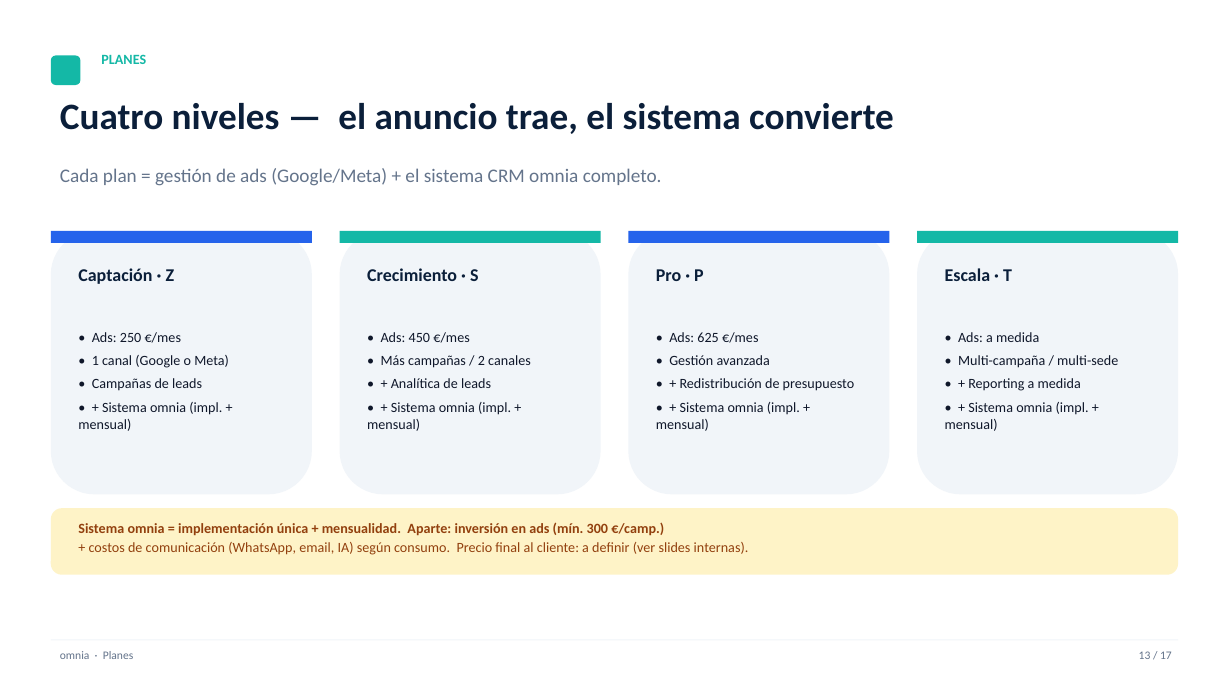
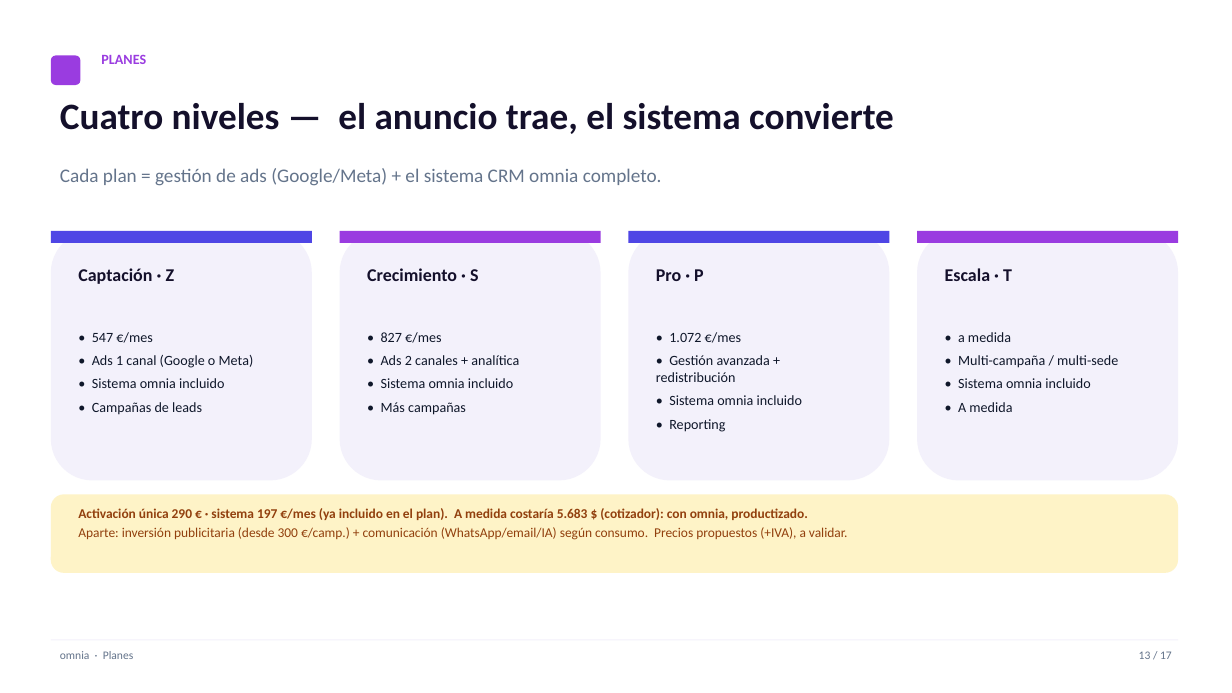
Before and after one commit to henrybuenano-ux/snapshot-generico, a slide deck: slide 13 of presentacion/omnia-sistema-clinicas.pptx. Drawn at 1232x693 pixels with LibreOffice and Linux fonts; fonts in the diff are those of the drawing. Boxes give left, top, right and bottom in pixels: in the first picture for what was removed or moved away, otherwise in the second. Text is boxed around its words. In the diff, an @@ line names an element or a change of style, - is before the commit and + after.

```diff
--- a/presentacion/omnia-sistema-clinicas.pptx
+++ b/presentacion/omnia-sistema-clinicas.pptx
@@ text "PLANES" at (x1=101, y1=54, x2=146, y2=64): text colour #14B8A6 to #9A3CE0 @@
@@ rectangle at (x1=51, y1=231, x2=311, y2=243): fill #2563EB to #4F46E5 @@
@@ rounded rectangle resized from (x1=51, y1=231, x2=311, y2=494) to (x1=51, y1=231, x2=311, y2=481) @@
@@ rounded rectangle resized from (x1=339, y1=231, x2=600, y2=494) to (x1=339, y1=231, x2=600, y2=481) @@
@@ rectangle at (x1=628, y1=231, x2=889, y2=243): fill #2563EB to #4F46E5 @@
@@ fill #F1F5F9 to #F3F1FB in 4 elements at (x1=51, y1=231, x2=311, y2=481), (x1=339, y1=231, x2=600, y2=481), (x1=917, y1=231, x2=1177, y2=481), (x1=628, y1=231, x2=889, y2=481) @@
@@ rounded rectangle resized from (x1=628, y1=231, x2=889, y2=494) to (x1=628, y1=231, x2=889, y2=481) @@
@@ fill #14B8A6 to #9A3CE0 in 3 elements at (x1=51, y1=55, x2=80, y2=85), (x1=339, y1=231, x2=600, y2=243), (x1=917, y1=231, x2=1177, y2=243) @@
@@ rounded rectangle resized from (x1=917, y1=231, x2=1177, y2=494) to (x1=917, y1=231, x2=1177, y2=481) @@
@@ text colour #0B1F3A to #14102B in 5 elements at (x1=60, y1=103, x2=894, y2=134), (x1=78, y1=268, x2=175, y2=284), (x1=367, y1=268, x2=478, y2=281), (x1=656, y1=269, x2=704, y2=281), (x1=945, y1=268, x2=1012, y2=281) @@
@@ text at (x1=92, y1=332, x2=254, y2=388): text changed @@
-• Ads: 250 €/mes
-• 1 canal (Google o Meta)
+• 547 €/mes
+• Ads 1 canal (Google o Meta)
+• Sistema omnia incluido
@@ text at (x1=381, y1=332, x2=519, y2=415): text changed @@
-• Ads: 450 €/mes
-• Más campañas / 2 canales
-• + Analítica de leads
-• + Sistema omnia (impl. + mensual)
+• 827 €/mes
+• Ads 2 canales + analítica
+• Sistema omnia incluido
+• Más campañas
@@ text at (x1=656, y1=332, x2=802, y2=432): text changed @@
-• Ads: 625 €/mes
-• Gestión avanzada
-• + Redistribución de presupuesto
-• + Sistema omnia (impl. + mensual)
+• 1.072 €/mes
+• Gestión avanzada + redistribución
+• Sistema omnia incluido
+• Reporting
@@ text at (x1=958, y1=332, x2=1011, y2=342): text changed @@
-• Ads: a medida
+• a medida
@@ text at (x1=958, y1=378, x2=1090, y2=388): text changed @@
-• + Reporting a medida
-• + Sistema omnia (impl. + mensual)
+• Sistema omnia incluido
+• A medida
@@ text at (x1=78, y1=402, x2=222, y2=431): paragraph removed @@
-• + Sistema omnia (impl. + mensual)
@@ rounded rectangle resized from (x1=51, y1=508, x2=1178, y2=575) to (x1=51, y1=494, x2=1178, y2=573) @@
@@ text at (x1=78, y1=508, x2=848, y2=540): text changed; size 11 to 10.5 pt @@
-Sistema omnia = implementación única + mensualidad. Aparte: inversión en ads (mín. 300 €/camp.)
-+ costos de comunicación (WhatsApp, email, IA) según consumo. Precio final al cliente: a definir (ver slides internas).
+Activación única 290 € · sistema 197 €/mes (ya incluido en el plan). A medida costaría 5.683 $ (cotizador): con omnia, productizado.
+Aparte: inversión publicitaria (desde 300 €/camp.) + comunicación (WhatsApp/email/IA) según consumo. Precios propuestos (+IVA), a validar.
```
Also in this commit, not shown: 15 other slides changed, 1 slide added, 1 slide removed, 1 other file.
